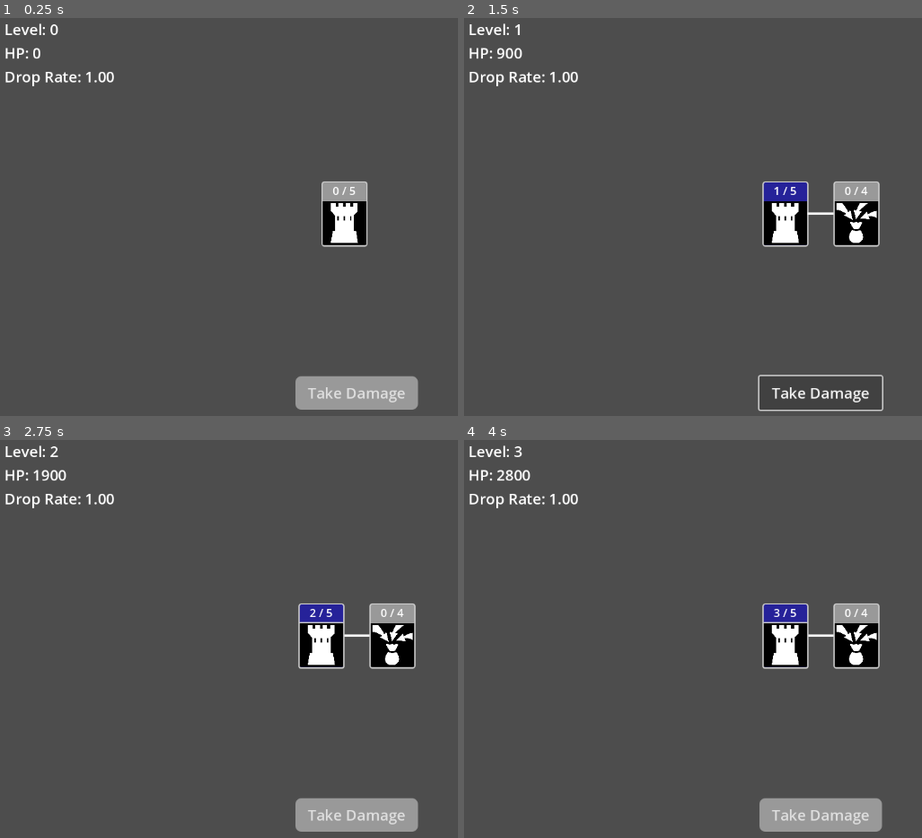
Above: before the commit, frames 1-4 (two rows, left to right).
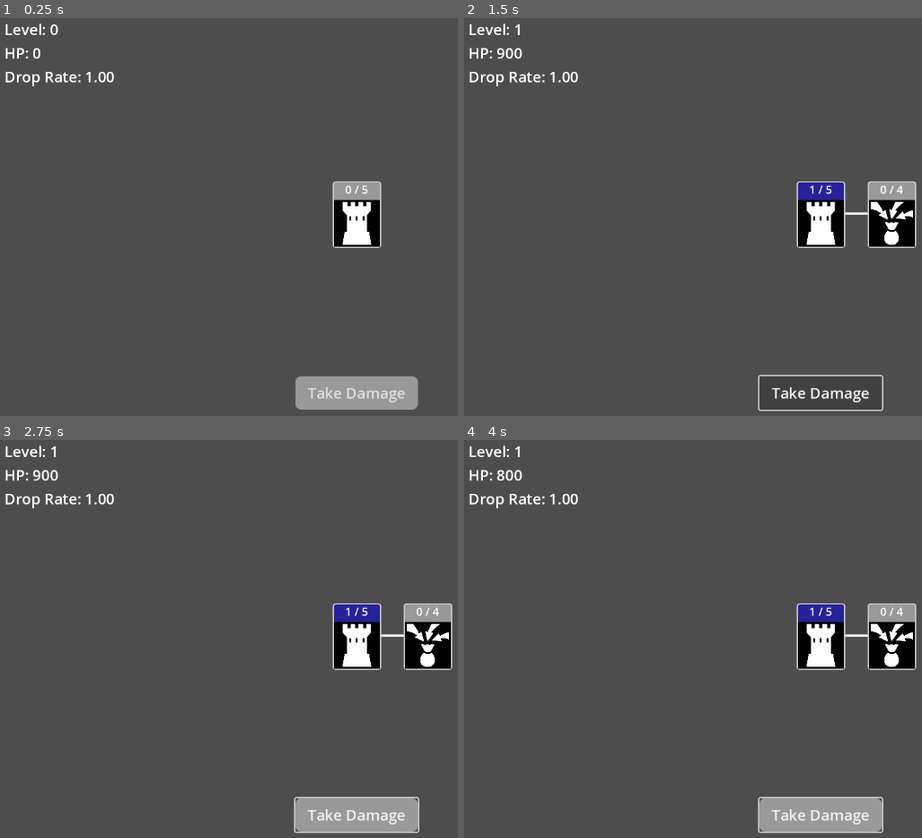
Above: after the commit, the same moments.

Repository: alexshopov/godot-skill-tree-gdscript
Game: Godot game, scene res://scenes/upgrade_screen/upgrade_screen.tscn
The game is run twice, just before and just after one commit, with the same random seed, the same clock (stepped at 60 frames per second) and the same inputs. The engine's default icon, where the game draws it, is replaced by a stand-in: a white triangle on a blue panel in a dark square.
Inputs (mouse positions are in pixels of both pictures, inside the frame that each line leads up to; where the layout moved, square brackets give the same spot in the first picture):
- Up to frame 1 (0.25 s): no input
- Up to frame 2 (1.5 s): click (821, 224) [807, 224] at 0.5 s; click "Take Damage" at 1.25 s
- Up to frame 3 (2.75 s): click (320, 646) at 2.02 s
- Up to frame 4 (4 s): click "Take Damage" at 2.75 s; click (784, 646) at 3.52 s

The runs differ from the first frame. In frame 1, 1.6% of the frame differs, in the area x 70-84%, y 41-58%; in frame 2, 4.7%; in frame 3, 5.1%; in frame 4, 5.1%, in the area x 7-99%, y 1-99%.

Commit message:
adjusted styling and margins

Diff:
--- a/scenes/ability_node/ability_node.gd
+++ b/scenes/ability_node/ability_node.gd
@@ -1,11 +1,13 @@
 @tool
 class_name AbilityNode
-extends PanelContainer
+extends Control
 
 const ACTIVE_STYLEBOX : StyleBoxFlat = preload("res://scenes/ability_node/ability_node_stylebox_active.tres")
 const INACTIVE_STYLEBOX : StyleBoxFlat = preload("res://scenes/ability_node/ability_node_stylebox_inactive.tres")
 
 
+@onready
+var node_body : Panel = $NodeBody
 @onready
 var level_label : Label = %LevelLabel
 @onready
@@ -17,8 +19,15 @@
 
 
 func _ready():
+	if not _ability:
+		node_body.hide()
+		return
+
+	if not _ability.is_active:
+		node_body.hide()
+
 	ability_icon.texture = _ability.icon
-	add_theme_stylebox_override("panel", INACTIVE_STYLEBOX)
+	node_body.add_theme_stylebox_override("panel", INACTIVE_STYLEBOX)
 
 	if Engine.is_editor_hint():
 		return
@@ -26,15 +35,9 @@
 	_update_label()
 	SignalBus.ability_updated.emit(_ability)
 
-	if not _ability.is_active:
-		hide()
+func _draw() -> void:
+	if not _ability: return
 
-
-# func _process(_delta: float) -> void:
-# 	queue_redraw()
-
-
-func _draw() -> void:
 	for res in _ability.unlocks:
 		var target_node := _get_ability_node(res)
 
@@ -48,7 +51,7 @@
 
 func unlock() -> void:
 	AbilityManager.abilities.get(_ability.id).unlock()
-	show()
+	node_body.show()
 
 
 func center() -> Vector2:
@@ -60,7 +63,7 @@
 
 	_ability.level_up()
 	if _ability.level == 1:
-		add_theme_stylebox_override("panel", ACTIVE_STYLEBOX)
+		node_body.add_theme_stylebox_override("panel", ACTIVE_STYLEBOX)
 
 	_update_label()
 
@@ -76,6 +79,8 @@
 
 func _get_ability_node(ability : Ability) -> AbilityNode:
 	for ability_node in get_tree().get_nodes_in_group("ability_nodes"):
+		if not ability_node._ability: continue
+
 		if ability_node._ability.id == ability.id:
 			return ability_node
 
--- a/scenes/ability_node/ability_node.tscn
+++ b/scenes/ability_node/ability_node.tscn
@@ -1,22 +1,58 @@
-[gd_scene load_steps=3 format=3 uid="uid://ki08mjslq50j"]
+[gd_scene load_steps=15 format=3 uid="uid://ki08mjslq50j"]
 
-[ext_resource type="StyleBox" uid="uid://bc8p2o0i3vvg7" path="res://scenes/ability_node/ability_node_stylebox_inactive.tres" id="1_cr3yn"]
 [ext_resource type="Script" uid="uid://ualuxw2yjjqc" path="res://scenes/ability_node/ability_node.gd" id="1_lu8ib"]
+[ext_resource type="StyleBox" uid="uid://2yl1epiqgdjy" path="res://scenes/ability_node/ability_node_stylebox_active.tres" id="2_ab1rt"]
+[ext_resource type="Texture2D" uid="uid://4q335xxs2p" path="res://assets/icon.svg" id="2_cr3yn"]
 
-[node name="AbilityNode" type="PanelContainer" groups=["ability_nodes"]]
+[sub_resource type="StyleBoxEmpty" id="StyleBoxEmpty_cr3yn"]
+
+[sub_resource type="StyleBoxEmpty" id="StyleBoxEmpty_ab1rt"]
+
+[sub_resource type="StyleBoxEmpty" id="StyleBoxEmpty_nm0gs"]
+
+[sub_resource type="StyleBoxEmpty" id="StyleBoxEmpty_mff2c"]
+
+[sub_resource type="StyleBoxEmpty" id="StyleBoxEmpty_heq3d"]
+
+[sub_resource type="StyleBoxEmpty" id="StyleBoxEmpty_4qrv4"]
+
+[sub_resource type="StyleBoxEmpty" id="StyleBoxEmpty_bpiu0"]
+
+[sub_resource type="StyleBoxEmpty" id="StyleBoxEmpty_0n1ds"]
+
+[sub_resource type="StyleBoxEmpty" id="StyleBoxEmpty_mu0a6"]
+
+[sub_resource type="StyleBoxEmpty" id="StyleBoxEmpty_3gd73"]
+
+[sub_resource type="StyleBoxEmpty" id="StyleBoxEmpty_73hs2"]
+
+[node name="AbilityNode" type="Control" groups=["ability_nodes"]]
 custom_minimum_size = Vector2(74, 105)
+layout_mode = 3
+anchors_preset = 0
 offset_right = 74.0
 offset_bottom = 105.0
 size_flags_horizontal = 2
 size_flags_vertical = 3
 mouse_filter = 2
-theme_override_styles/panel = ExtResource("1_cr3yn")
 script = ExtResource("1_lu8ib")
 
-[node name="VBoxContainer" type="VBoxContainer" parent="."]
-layout_mode = 2
+[node name="NodeBody" type="Panel" parent="."]
+layout_mode = 0
+offset_right = 74.0
+offset_bottom = 105.0
+theme_override_styles/panel = ExtResource("2_ab1rt")
 
-[node name="LevelLabel" type="Label" parent="VBoxContainer"]
+[node name="VBox" type="VBoxContainer" parent="NodeBody"]
+unique_name_in_owner = true
+layout_mode = 1
+anchors_preset = 15
+anchor_right = 1.0
+anchor_bottom = 1.0
+grow_horizontal = 2
+grow_vertical = 2
+
+[node name="LevelLabel" type="Label" parent="NodeBody/VBox"]
 unique_name_in_owner = true
 layout_mode = 2
 theme_override_font_sizes/font_size = 18
@@ -24,18 +60,33 @@
 horizontal_alignment = 1
 vertical_alignment = 1
 
-[node name="AbilityButton" type="Button" parent="VBoxContainer"]
+[node name="AbilityButton" type="Button" parent="NodeBody/VBox"]
 unique_name_in_owner = true
 layout_mode = 2
 size_flags_vertical = 3
 mouse_default_cursor_shape = 2
+theme_override_styles/normal = SubResource("StyleBoxEmpty_cr3yn")
+theme_override_styles/normal_mirrored = SubResource("StyleBoxEmpty_ab1rt")
+theme_override_styles/pressed = SubResource("StyleBoxEmpty_nm0gs")
+theme_override_styles/pressed_mirrored = SubResource("StyleBoxEmpty_mff2c")
+theme_override_styles/hover = SubResource("StyleBoxEmpty_heq3d")
+theme_override_styles/hover_mirrored = SubResource("StyleBoxEmpty_4qrv4")
+theme_override_styles/hover_pressed = SubResource("StyleBoxEmpty_bpiu0")
+theme_override_styles/hover_pressed_mirrored = SubResource("StyleBoxEmpty_0n1ds")
+theme_override_styles/disabled = SubResource("StyleBoxEmpty_mu0a6")
+theme_override_styles/disabled_mirrored = SubResource("StyleBoxEmpty_3gd73")
+theme_override_styles/focus = SubResource("StyleBoxEmpty_73hs2")
 
-[node name="AbilityIcon" type="TextureRect" parent="VBoxContainer/AbilityButton"]
+[node name="AbilityIcon" type="TextureRect" parent="NodeBody/VBox/AbilityButton"]
 unique_name_in_owner = true
 custom_minimum_size = Vector2(70, 70)
-layout_mode = 0
-offset_right = 40.0
-offset_bottom = 40.0
+layout_mode = 1
+anchors_preset = 15
+anchor_right = 1.0
+anchor_bottom = 1.0
+grow_horizontal = 2
+grow_vertical = 2
+texture = ExtResource("2_cr3yn")
 expand_mode = 1
 
-[connection signal="pressed" from="VBoxContainer/AbilityButton" to="." method="_on_ability_button_pressed"]
+[connection signal="pressed" from="NodeBody/VBox/AbilityButton" to="." method="_on_ability_button_pressed"]
--- a/scenes/ability_node/ability_node_stylebox_active.tres
+++ b/scenes/ability_node/ability_node_stylebox_active.tres
@@ -13,3 +13,6 @@
 corner_radius_top_right = 4
 corner_radius_bottom_right = 4
 corner_radius_bottom_left = 4
+expand_margin_left = 2.0
+expand_margin_right = 2.0
+expand_margin_bottom = 2.0
--- a/scenes/ability_node/ability_node_stylebox_inactive.tres
+++ b/scenes/ability_node/ability_node_stylebox_inactive.tres
@@ -1,14 +1,14 @@
 [gd_resource type="StyleBoxFlat" format=3 uid="uid://bc8p2o0i3vvg7"]
 
 [resource]
-content_margin_left = 2.0
-content_margin_top = 2.0
-content_margin_right = 2.0
 border_width_left = 2
 border_width_top = 2
 border_width_right = 2
-border_width_bottom = 2
+border_width_bottom = 3
 corner_radius_top_left = 4
 corner_radius_top_right = 4
 corner_radius_bottom_right = 4
 corner_radius_bottom_left = 4
+expand_margin_left = 2.0
+expand_margin_right = 2.0
+expand_margin_bottom = 2.0
--- a/scenes/upgrade_screen/upgrade_screen.tscn
+++ b/scenes/upgrade_screen/upgrade_screen.tscn
@@ -60,25 +60,38 @@
 
 [node name="HBoxContainer" type="HBoxContainer" parent="MarginContainer"]
 layout_mode = 2
-size_flags_horizontal = 4
 size_flags_vertical = 4
 theme_override_constants/separation = 40
 alignment = 1
 
-[node name="VBoxContainer" type="VBoxContainer" parent="MarginContainer/HBoxContainer"]
+[node name="Column01" type="VBoxContainer" parent="MarginContainer/HBoxContainer"]
+custom_minimum_size = Vector2(74, 0)
 layout_mode = 2
+size_flags_horizontal = 4
+alignment = 1
 
-[node name="PrimeTower" parent="MarginContainer/HBoxContainer/VBoxContainer" instance=ExtResource("1_adbc8")]
+[node name="AbilityNode" parent="MarginContainer/HBoxContainer/Column01" instance=ExtResource("1_adbc8")]
+layout_mode = 2
+size_flags_horizontal = 4
+
+[node name="Column02" type="VBoxContainer" parent="MarginContainer/HBoxContainer"]
+layout_mode = 2
+alignment = 1
+
+[node name="PrimeTower" parent="MarginContainer/HBoxContainer/Column02" instance=ExtResource("1_adbc8")]
 unique_name_in_owner = true
 layout_mode = 2
+size_flags_horizontal = 4
 script = ExtResource("3_o7111")
 
-[node name="VBoxContainer2" type="VBoxContainer" parent="MarginContainer/HBoxContainer"]
+[node name="Column3" type="VBoxContainer" parent="MarginContainer/HBoxContainer"]
 layout_mode = 2
+alignment = 1
 
-[node name="DropRate" parent="MarginContainer/HBoxContainer/VBoxContainer2" instance=ExtResource("1_adbc8")]
+[node name="DropRate" parent="MarginContainer/HBoxContainer/Column3" instance=ExtResource("1_adbc8")]
 unique_name_in_owner = true
 layout_mode = 2
+size_flags_horizontal = 4
 script = ExtResource("5_o7111")
 
 [node name="TakeDamageButton" type="Button" parent="MarginContainer"]
